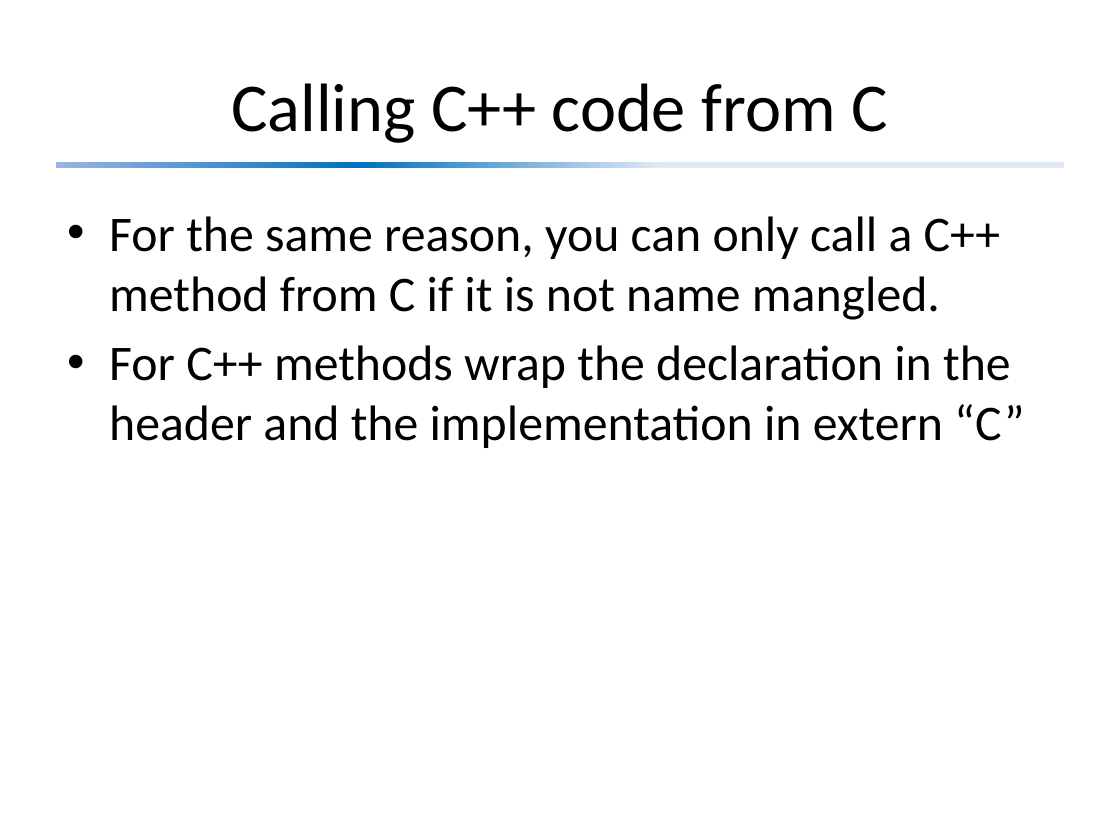
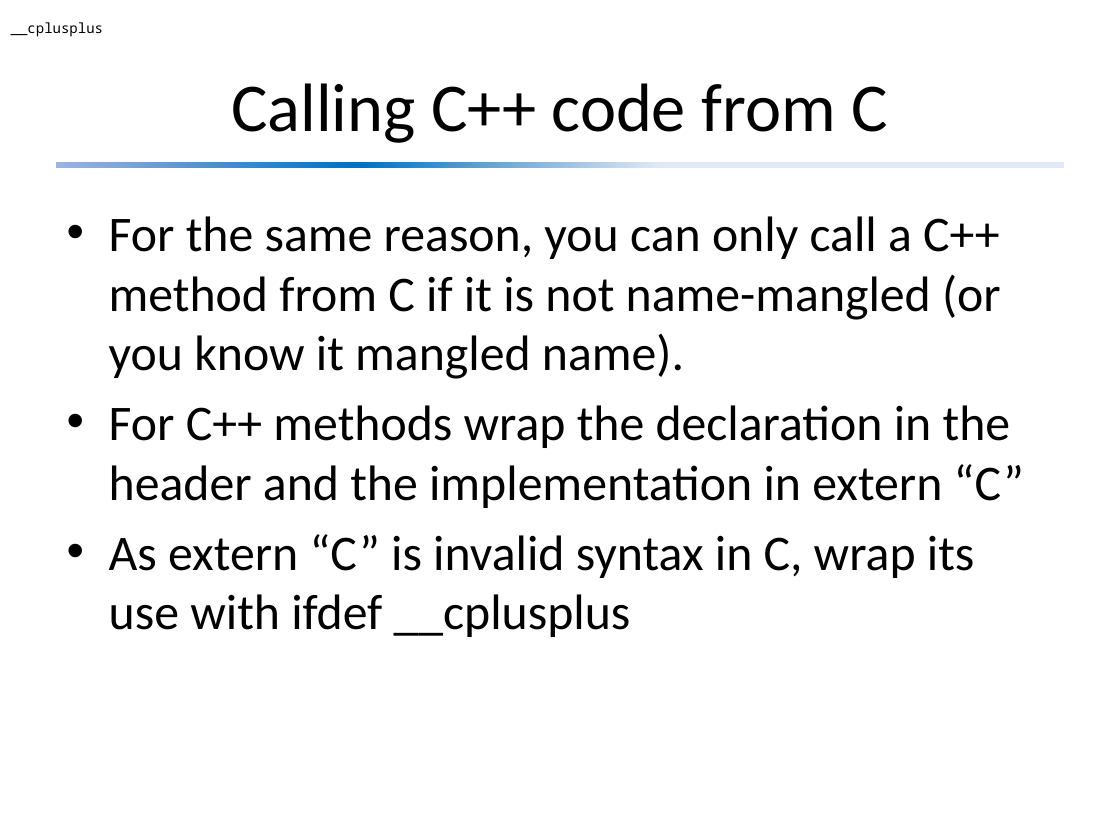
Before and after one commit to david-sackstein/solid-c-cpp, a slide deck: slide 6 of Module 5 - Object Oriented Design and C.pptx (slide 8 before the commit). Drawn at 1120x840 pixels with LibreOffice and Linux fonts; fonts in the diff are those of the drawing. Boxes give left, top, right and bottom in pixels: in the first picture for what was removed or moved away, otherwise in the second. Text is boxed around its words. In the diff, an @@ line names an element or a change of style, - is before the commit and + after.

```diff
--- a/Module 5 - Object Oriented Design and C.pptx
+++ b/Module 5 - Object Oriented Design and C.pptx
@@ text added at (11, 22, 103, 37), 9 pt, text #000000 @@
+__cplusplus
@@ text at (109, 216, 1001, 379): text changed @@
-• For the same reason, you can only call a C++ method from C if it is not name mangled.
+• For the same reason, you can only call a C++ method from C if it is not name-mangled (or you know it mangled name).
@@ text at (109, 534, 975, 637): paragraph added @@
+• As extern “C” is invalid syntax in C, wrap its use with ifdef __cplusplus
```
Also in this commit, not shown: 2 other slides changed, 6 slides added, 2 slides removed.
